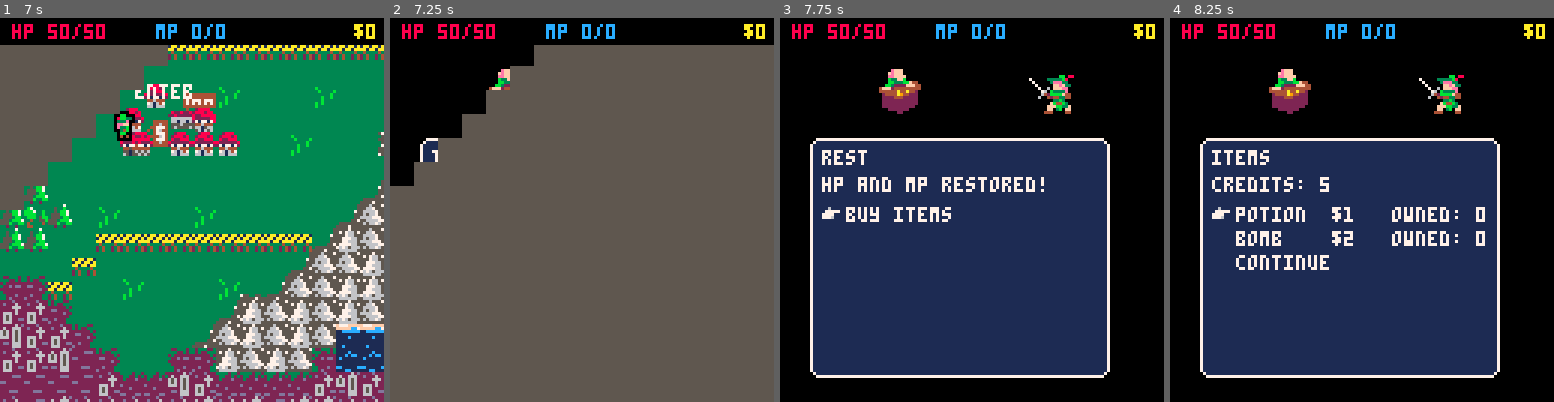
Above: before the commit, frames 1-4 (left to right).
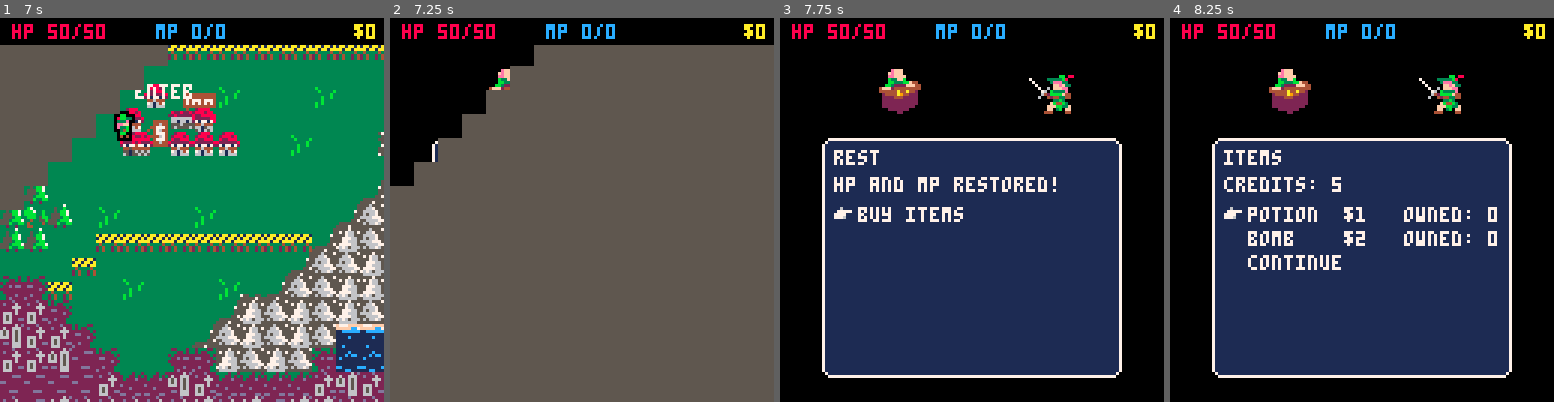
Above: after the commit, the same moments.

Repository: AddisonMink/pico8-rpg
Game: PICO-8 cartridge main.p8
The game is run twice, just before and just after one commit, with the same random seed, the same clock (stepped at 60 frames per second) and the same inputs.
Inputs:
- Up to frame 1 (7 s): tap X (X key) at 0.33, 1.07, 1.85, 2.97, 4.08, 5.2, 6.32 s; tap O (Z key) at 0.7, 1.7, 2.1, 2.5, 2.9, 3.3, 3.7, 4.1, 4.5, 4.9, 5.3, 5.7, 6.1, 6.5, 6.9 s; hold Right 1.6-2.1 s; hold Up 2.15-2.42 s; hold Right 2.47-3.03 s; hold Left 3.08-3.58 s; hold Down 3.63-3.97 s; hold Right 4.02-4.68 s; hold Up 4.73-5.03 s; hold Left 5.08-5.68 s; hold Down 5.73-6.03 s; hold Right 6.08-6.58 s; hold Right from 6.63 s (still down)
- Up to frame 2 (7.25 s): release Right at 7.13 s; hold Up from 7.18 s (still down)
- Up to frame 3 (7.75 s): tap O (Z key) at 7.3, 7.7 s; tap X (X key) at 7.43 s; release Up at 7.45 s; hold Right from 7.5 s (still down)
- Up to frame 4 (8.25 s): release Right at 8.07 s; tap O (Z key) at 8.1 s; hold Left from 8.12 s (still down)

Frame 1 is identical in both runs. In frame 2, 0.3% of the frame differs, in the area x 7-13%, y 31-38%; in frame 3, 6.4%; in frame 4, 7.7%, in the area x 7-90%, y 31-94%.

Commit message:
move npc sprite drawing into menu2 class.

Diff:
--- a/action_menu.lua
+++ b/action_menu.lua
@@ -10,7 +10,9 @@
     end,
     next_state = function(action)
       return (action == "spell" or action == "item") and action
-    end
+    end,
+    min_width = 0,
+    min_height = 0
   })
 
   local item_menu = menu2_new({
@@ -18,7 +20,9 @@
     elems = table_values(global.items),
     stringify_elem = function(item)
       return pad_str(item.item.name .. " x" .. item.quantity, 12) .. item.item.desc
-    end
+    end,
+    min_width = 0,
+    min_height = 0
   })
 
   local spell_menu = menu2_new({
@@ -26,7 +30,9 @@
     elems = global.spells,
     stringify_elem = function(spell)
       return pad_str(spell.name, 10) .. spell.desc
-    end
+    end,
+    min_width = 0,
+    min_height = 0
   })
 
   local menu_graph = menu_graph_new(
--- a/dialogue.lua
+++ b/dialogue.lua
@@ -94,6 +94,8 @@
   return dialogue_simple_new(npc_sprite_id, menu)
 end
 
+local dialogue_wizard = dialo
+
 function wizard_dialogue_new()
   local text1 = [[
 i will teach you a
--- a/menu2.lua
+++ b/menu2.lua
@@ -16,6 +16,7 @@
     stringify_elem (function, optional) - stringify_elem(ELEM) -> string
     min_width (number, optional) - minimum width of menu
     min_height (number, optional) - minimum height of menu
+    npc_sprite_id (number, optional) - sprite ID of the NPC
 
   methods:
     update() -> string or nil
@@ -45,9 +46,10 @@
   local next_state = params.next_state
       or function() return nil end
 
-  local min_width = params.min_width or 0
-  local min_height = params.min_height or 0
+  local min_width = params.min_width or 100
+  local min_height = params.min_height or 80
   local w, h = 0, 0
+  local npc_sprite_id = params.npc_sprite_id
   local index = 1
   local me = {}
 
@@ -102,6 +104,13 @@
   end
 
   function me:draw(x, y)
+    if not (x or y) then
+      local camera_x = peek2(0x5f28)
+      local camera_y = peek2(0x5f2a)
+      x = camera_x + 64 - w / 2
+      y = camera_y + 40
+    end
+
     local cx, cy = x + 4, y + 4
 
     draw_panel(x, y, w, h)
@@ -128,6 +137,13 @@
     end
 
     spr(1, cx, pointer_y)
+
+    if npc_sprite_id then
+      local x = peek2(0x5f28) + 32
+      local y = y - 24
+      spr(npc_sprite_id, x, y, 2, 2)
+      spr(128, x + 50, y, 2, 2)
+    end
   end
 
   initialize()
--- a/town.lua
+++ b/town.lua
@@ -1,5 +1,4 @@
 function town_new()
-  local min_w, min_h = 100, 80
   local credits = 5
   local me = {}
 
@@ -22,8 +21,7 @@
     text = { "welcome back!" },
     elems = { "rest and save" },
     next_state = function() return "rest" end,
-    min_width = min_w,
-    min_height = min_h
+    npc_sprite_id = 4
   })
 
   local rest_menu = menu2_new({
@@ -32,8 +30,7 @@
     elems = { "buy items" },
     on_select = save,
     next_state = function() return "item" end,
-    min_width = min_w,
-    min_height = min_h
+    npc_sprite_id = 4
   })
 
   local item_text = { "credits: " .. credits }
@@ -63,8 +60,7 @@
       global.items[e.name].quantity += 1
       return "repeat"
     end,
-    min_width = min_w,
-    min_height = min_h
+    npc_sprite_id = 4
   })
 
   local menu_graph = menu_graph_new(
@@ -81,10 +77,7 @@
   end
 
   function me:draw()
-    draw_npc_sprite(4)
-    local camera_x = peek2(0x5f28)
-    local camera_y = peek2(0x5f2a)
-    menu_graph:draw(camera_x + 10, camera_y + 40)
+    menu_graph:draw()
   end
 
   return me
--- a/util.lua
+++ b/util.lua
@@ -83,10 +83,3 @@
   sspr(24, 4, 8, 8, x + w - 8, y + 8, 8, h - 16)
   rectfill(x + 8, y + 8, x + w - 9, y + h - 9, 1)
 end
-
-function draw_npc_sprite(id)
-  local camera_x = peek2(0x5f28)
-  local camera_y = peek2(0x5f2a)
-  spr(id, camera_x + 32, camera_y + 16, 2, 2)
-  spr(global.player.sprite_id, camera_x + 82, camera_y + 16, 2, 2)
-end
